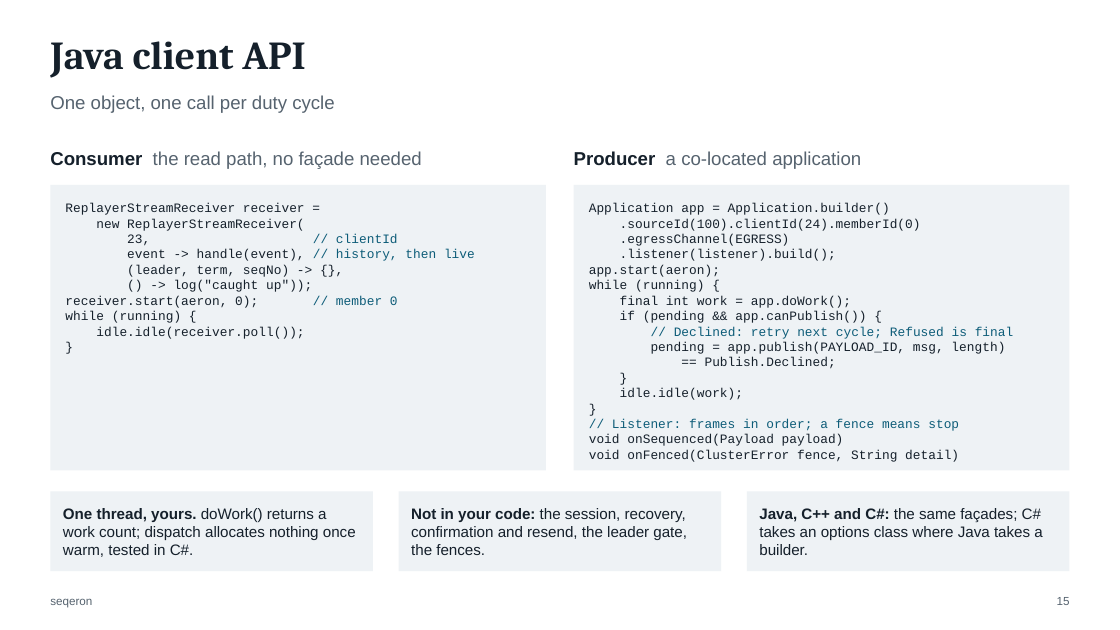
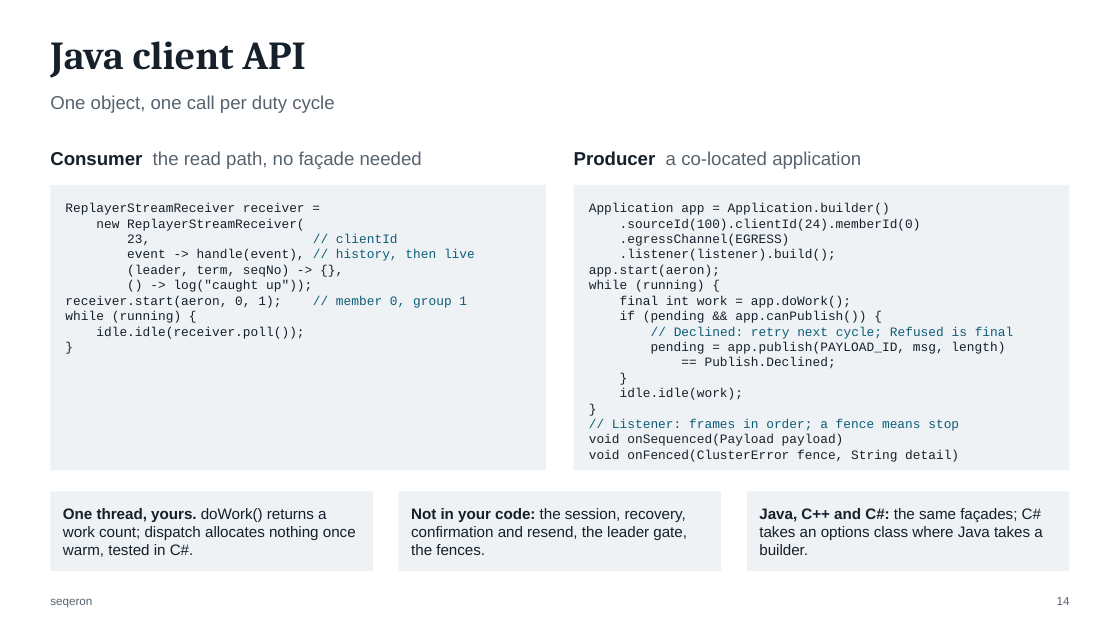
Before and after one commit to FredrikJDahlberg/seqeron, a slide deck: slide 14 of doc/presentation/seqeron-architecture.pptx (slide 15 before the commit). Drawn at 1120x630 pixels with LibreOffice and Linux fonts; fonts in the diff are those of the drawing. Boxes give left, top, right and bottom in pixels: in the first picture for what was removed or moved away, otherwise in the second. Text is boxed around its words. In the diff, an @@ line names an element or a change of style, - is before the commit and + after.

```diff
--- a/doc/presentation/seqeron-architecture.pptx
+++ b/doc/presentation/seqeron-architecture.pptx
@@ text in rectangle at (65, 296, 467, 308): text changed @@
-receiver.start(aeron, 0); // member 0
+receiver.start(aeron, 0, 1); // member 0, group 1
@@ page number at (1057, 597, 1070, 605): text changed @@
-15
+14
```
Also in this commit, not shown: 16 other slides changed, 1 slide added, 31 slides removed, 60 other files.
